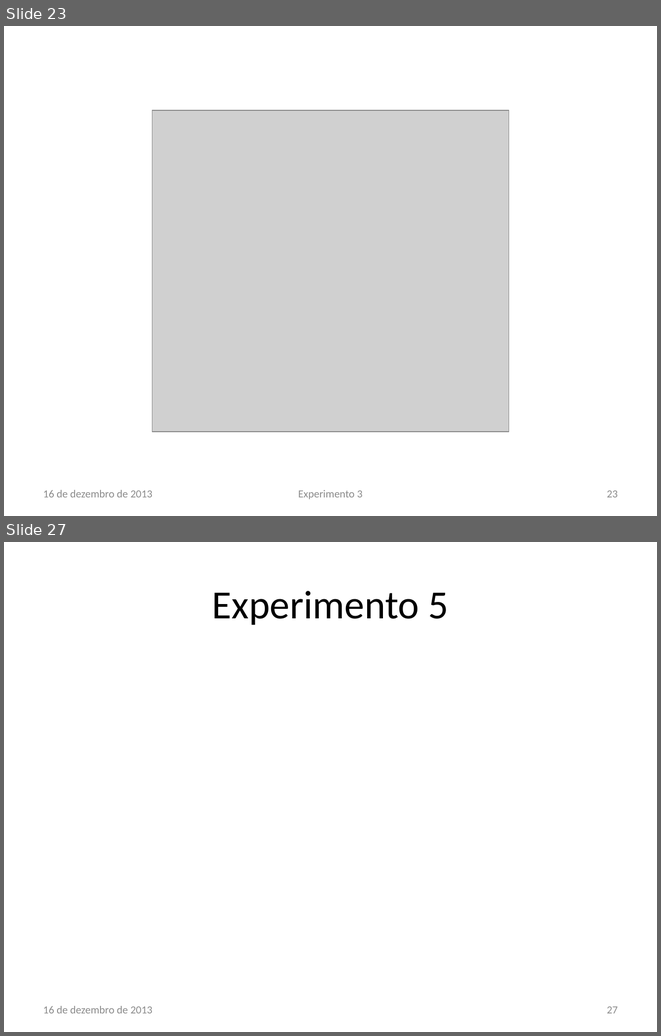
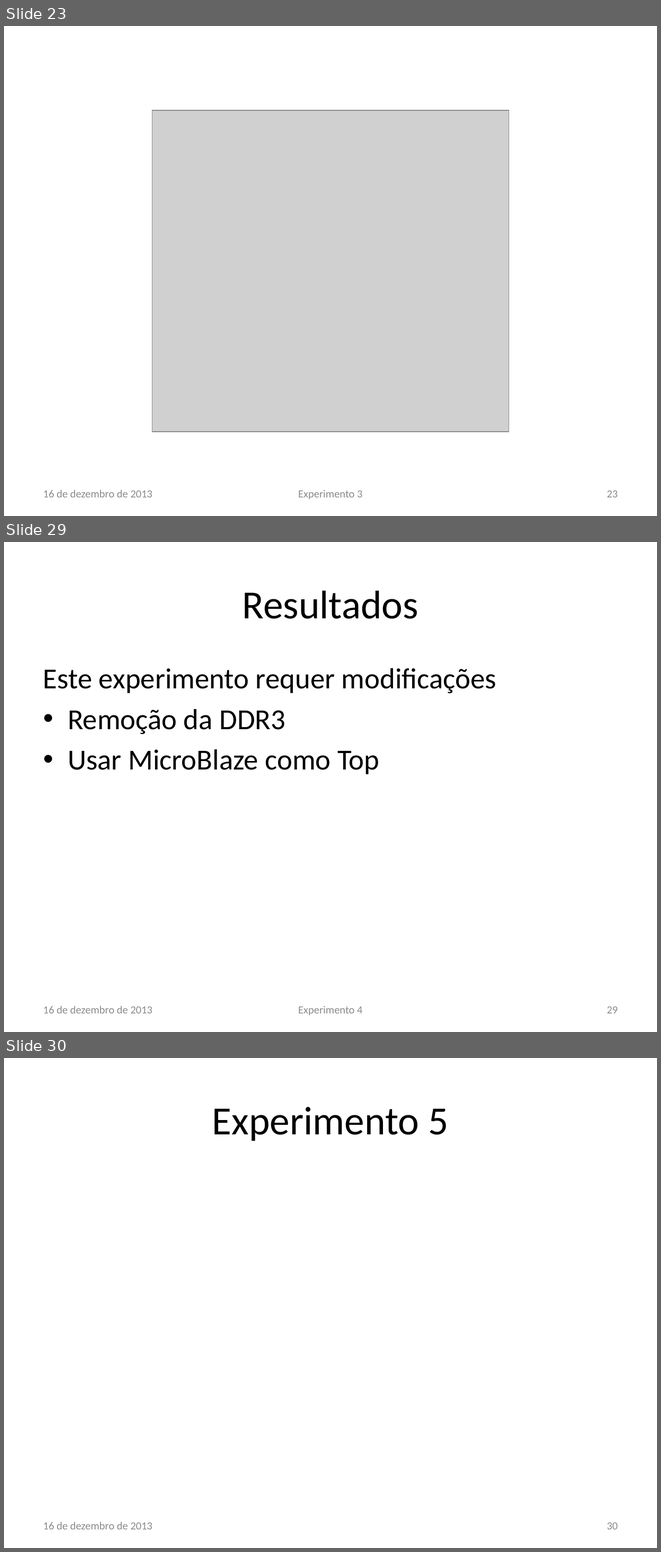
Before and after one commit to lsoliveira459/tg2, a slide deck: Apresentação/Estudo e Implementação de Reconfiguração Dinâmica.pptx. Shown one above the other, each under a label of ours: slides 23 and 27 before the commit, slides 23, 29 and 30 after it; the slides between them are not shown. The pictures are 661x1036 and 661x1552 pixels, drawn with LibreOffice and Linux fonts; fonts in the diff are those of the drawing; grey boxes stand for pictures; background and template pictures are left out. Boxes give left, top, right and bottom in pixels: in the first picture for what was removed or moved away, otherwise in the second. Text is boxed around its words. In the diff, an @@ line names an element or a change of style, - is before the commit and + after.

```diff
--- a/Apresentação/Estudo e Implementação de Reconfiguração Dinâmica.pptx
+++ b/Apresentação/Estudo e Implementação de Reconfiguração Dinâmica.pptx
@@ slide 29 added at (4,542,657,1032), background #FFFFFF @@
@@ title added at (242,590,418,619), 44 pt, text #000000 @@
+Resultados
@@ text added at (43,668,496,774), 32 pt, text #000000 @@
+Este experimento requer modificações
+• Remoção da DDR3
+• Usar MicroBlaze como Top
@@ text added at (43,1006,153,1013), 12 pt, text #8C8C8C @@
+16 de dezembro de 2013
@@ text added at (298,1006,362,1015), 12 pt, text #8C8C8C @@
+Experimento 4
@@ page number added at (607,1006,618,1013), 12 pt, text #8C8C8C @@
+29
@@ what was slide 27 is now slide 30 @@
@@ page number at (607,1522,618,1529): text changed @@
-27
+30
```
Also in this commit, not shown: 4 slides changed, 2 other slides added, 4 other files.
